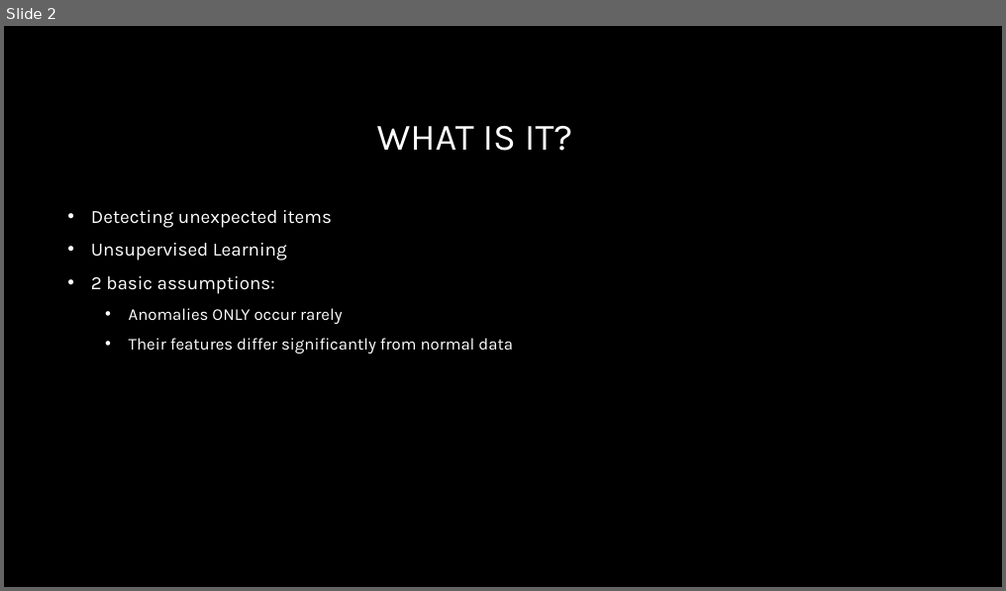
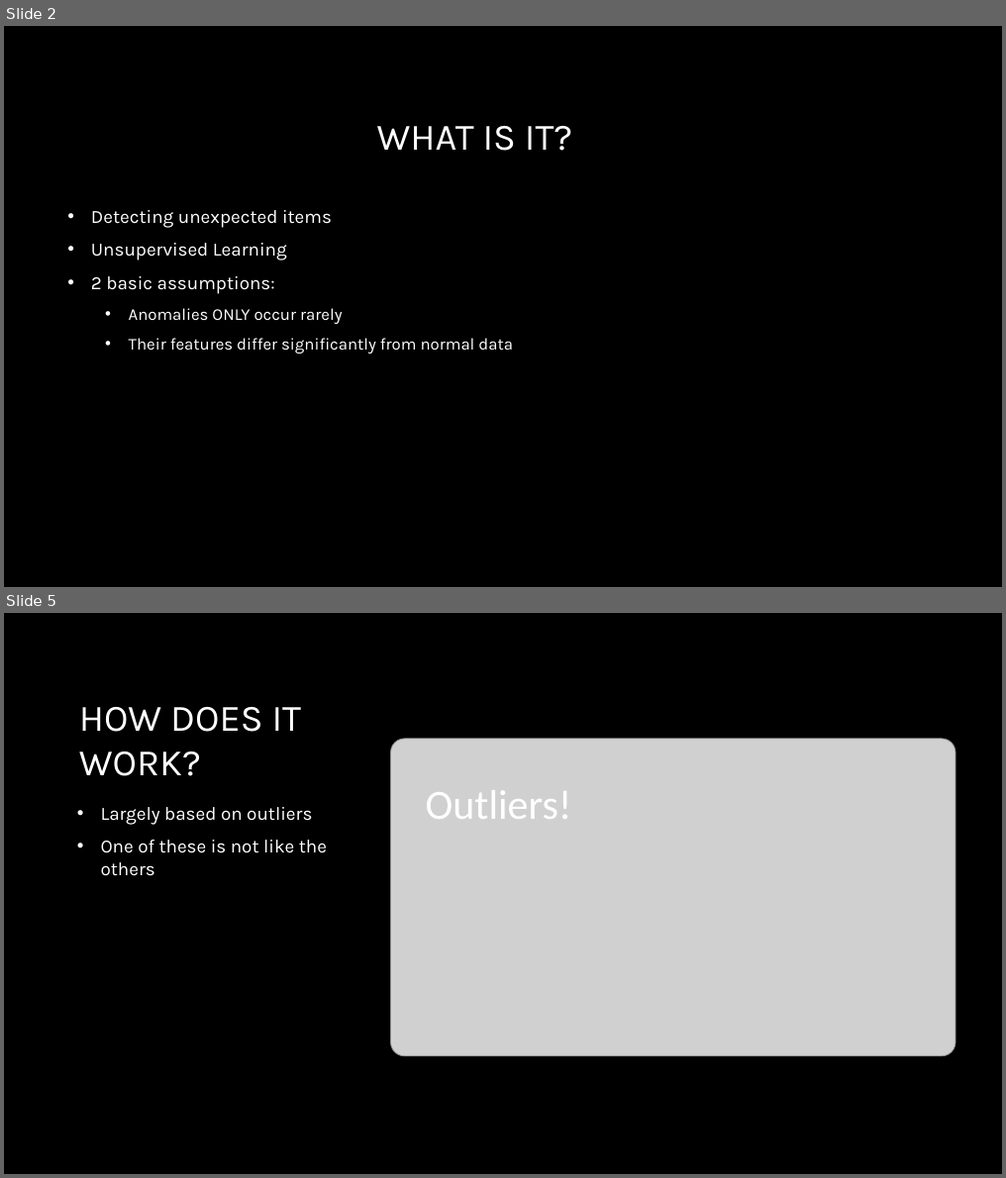
Before and after one commit to mdominguez2010/anomaly_detection, a slide deck: anomaly_detection.pptx. Shown one above the other, each under a label of ours: slide 2 before the commit, slides 2 and 5 after it; the slides between them are not shown. The pictures are 1006x591 and 1006x1178 pixels, drawn with LibreOffice and Linux fonts; fonts in the diff are those of the drawing; grey boxes stand for pictures; background and template pictures are left out. Boxes give left, top, right and bottom in pixels: in the first picture for what was removed or moved away, otherwise in the second. Text is boxed around its words. In the diff, an @@ line names an element or a change of style, - is before the commit and + after.

```diff
--- a/anomaly_detection.pptx
+++ b/anomaly_detection.pptx
@@ slide 5 added at (x1=4, y1=613, x2=1002, y2=1174), background picture (left out) @@
@@ title added at (x1=79, y1=707, x2=301, y2=776), 36 pt, text #FFFFFF @@
+HOW DOES IT WORK?
@@ picture added at (x1=391, y1=739, x2=956, y2=1057) @@
@@ text added at (x1=426, y1=790, x2=572, y2=819), 40 pt, text #FFFFFF @@
+Outliers!
@@ text added at (x1=101, y1=807, x2=327, y2=876), 18 pt, text #FFFFFF @@
+• Largely based on outliers
+• One of these is not like the others
```
Also in this commit, not shown: 3 slides changed, 3 other slides added, 2 other files.
